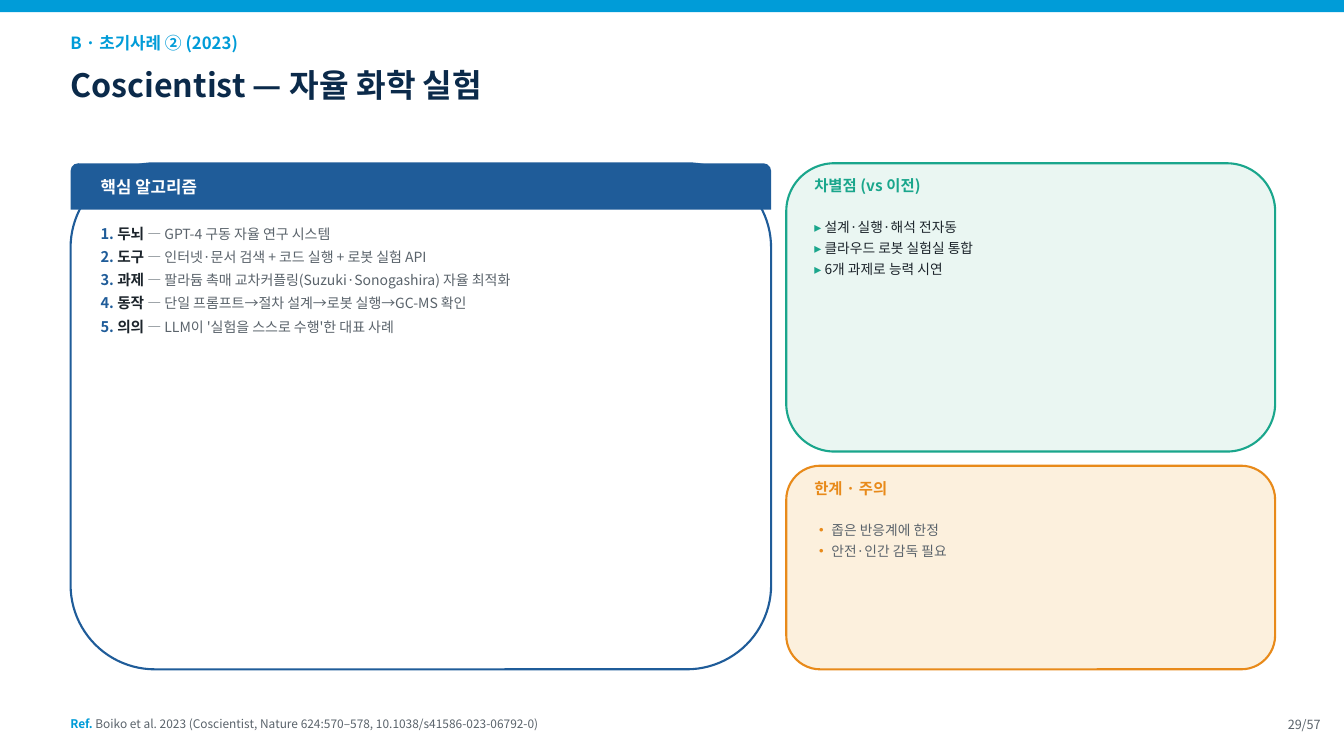
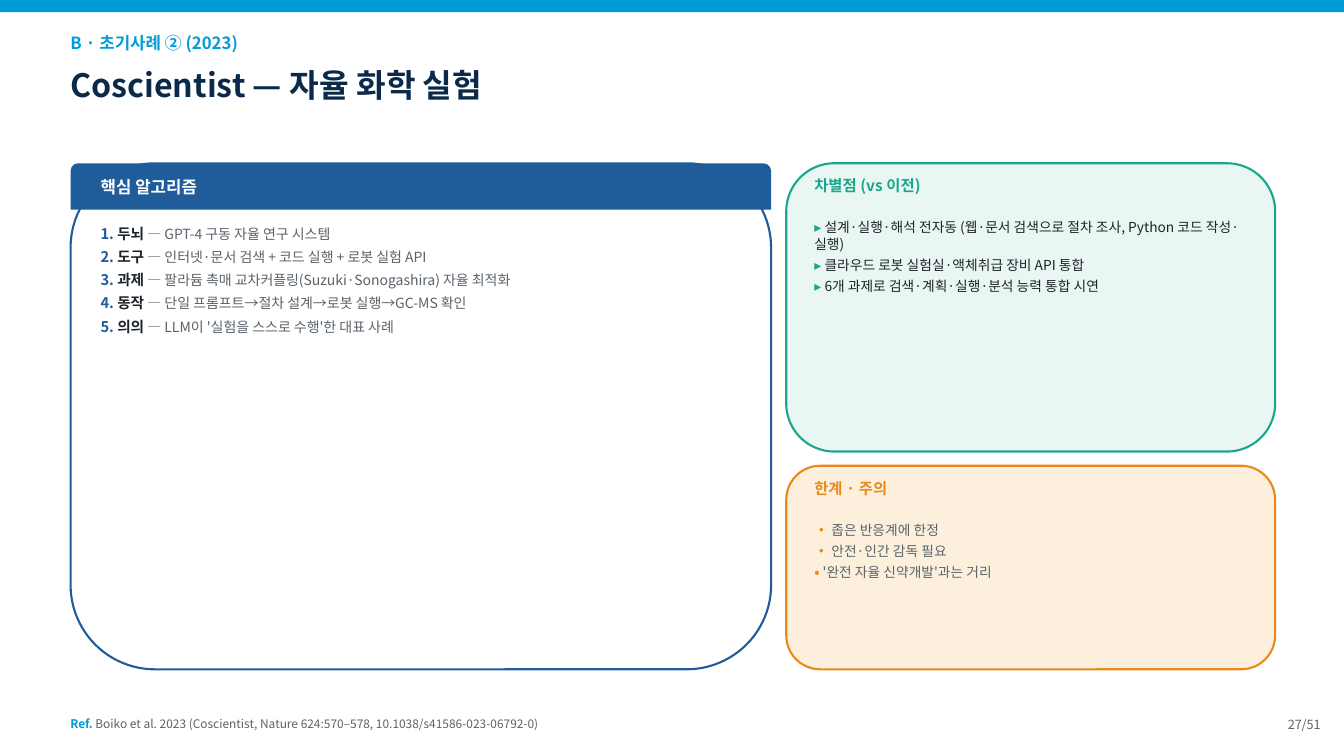
Before and after one commit to fourmodern/2025_aidrugdiscovery, a slide deck: slide 27 of 20260905/slides/0912_3교시.pptx (slide 29 before the commit). Drawn at 1344x756 pixels with LibreOffice and Linux fonts; fonts in the diff are those of the drawing. Boxes give left, top, right and bottom in pixels: in the first picture for what was removed or moved away, otherwise in the second. Text is boxed around its words. In the diff, an @@ line names an element or a change of style, - is before the commit and + after.

```diff
--- a/20260905/slides/0912_3교시.pptx
+++ b/20260905/slides/0912_3교시.pptx
@@ text at [814, 220, 1239, 292]: text changed @@
-▸ 설계·실행·해석 전자동
-▸ 클라우드 로봇 실험실 통합
-▸ 6개 과제로 능력 시연
+▸ 설계·실행·해석 전자동 (웹·문서 검색으로 절차 조사, Python 코드 작성·실행)
+▸ 클라우드 로봇 실험실·액체취급 장비 API 통합
+▸ 6개 과제로 검색·계획·실행·분석 능력 통합 시연
@@ text at [823, 565, 991, 578]: paragraph added @@
+• '완전 자율 신약개발'과는 거리
@@ text at [1288, 719, 1321, 731]: text changed @@
-29/57
+27/51
```
Also in this commit, not shown: 46 other slides changed, 6 slides removed, 15 other files.
